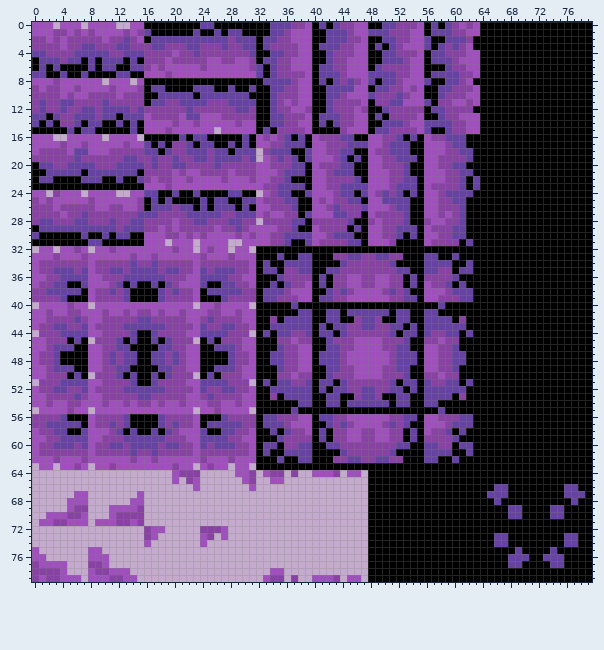
Sprite sheet: graphics/tileset-forest-rocks.png. Above, as it was before the edit.
The file is 80x80 pixels.
Now the later version:
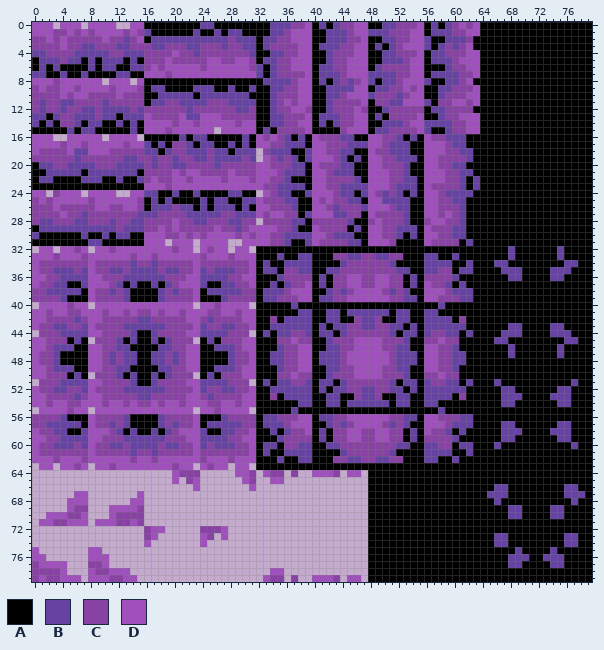
Palette (. is transparent): A #000000  B #6642a3  C #8842a3  D #9f50bc
The edit:
@@ x 64..79 @@
 31 AAAAAAAAAAAAAAAA
-32 AAAAAAAAAAAAAAAA
-33 AAAAAAAAAAAAAAAA
-34 AAAAAAAAAAAAAAAA
-35 AAAAAAAAAAAAAAAA
-36 AAAAAAAAAAAAAAAA
+32 AAAABAAAAAABAAAA
+33 AAAABAAAAAABAAAA
+34 AABBAAAAAAAABBAA
+35 AAABBBAAAABBBAAA
+36 AAAABBAAAABBAAAA
 37 AAAAAAAAAAAAAAAA
@@ x 64..79 @@
 42 AAAAAAAAAAAAAAAA
-43 AAAAAAAAAAAAAAAA
-44 AAAAAAAAAAAAAAAA
-45 AAAAAAAAAAAAAAAA
-46 AAAAAAAAAAAAAAAA
-47 AAAAAAAAAAAAAAAA
+43 AAAABBAAAABBAAAA
+44 AAABBBAAAABBBAAA
+45 AABBAAAAAAAABBAA
+46 AAAABAAAAAABAAAA
+47 AAAABAAAAAABAAAA
 48 AAAAAAAAAAAAAAAA
@@ x 64..79 @@
 50 AAAAAAAAAAAAAAAA
-51 AAAAAAAAAAAAAAAA
-52 AAAAAAAAAAAAAAAA
-53 AAAAAAAAAAAAAAAA
-54 AAAAAAAAAAAAAAAA
+51 AABAAAAAAAAAABAA
+52 AAABBAAAAAABBAAA
+53 AAABBBAAAABBBAAA
+54 AAABBAAAAAABBAAA
 55 AAAAAAAAAAAAAAAA
 56 AAAAAAAAAAAAAAAA
-57 AAAAAAAAAAAAAAAA
-58 AAAAAAAAAAAAAAAA
-59 AAAAAAAAAAAAAAAA
-60 AAAAAAAAAAAAAAAA
+57 AAABBAAAAAABBAAA
+58 AAABBBAAAABBBAAA
+59 AAABBAAAAAABBAAA
+60 AABAAAAAAAAAABAA
 61 AAAAAAAAAAAAAAAA
